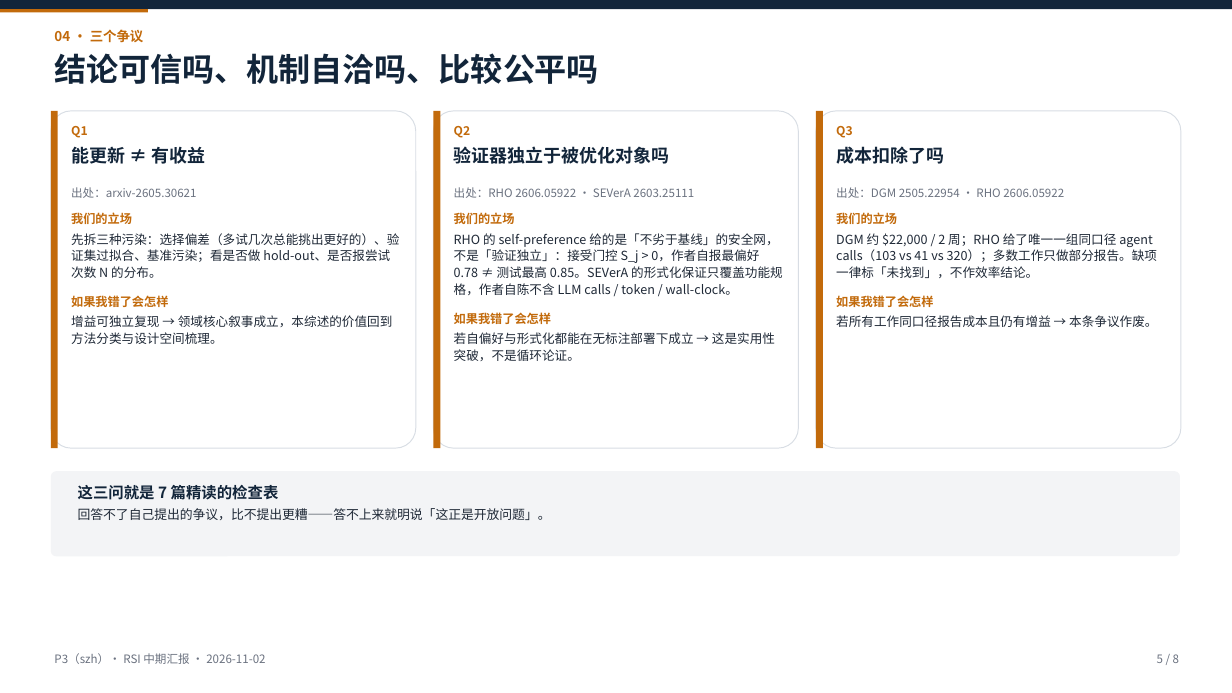
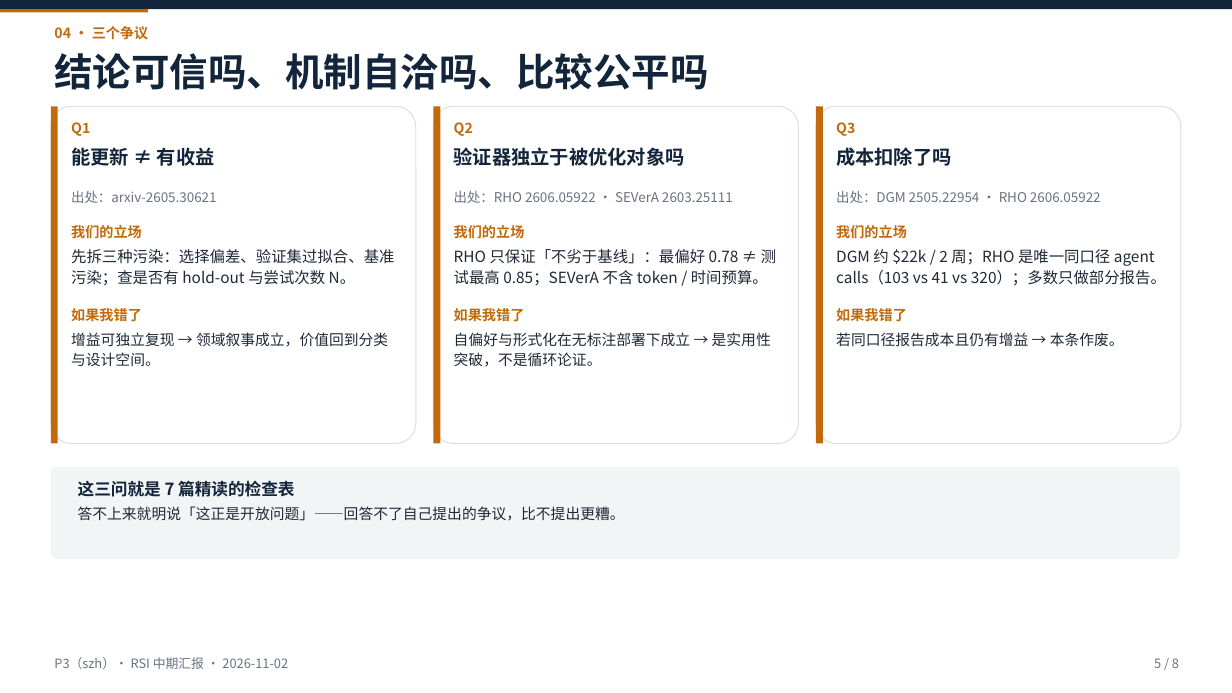
Before and after one commit to Gray-Su427/RSI_Harness_Reading, a slide deck: slide 5 of midterm/p3/deck-rsi-midterm.pptx. Drawn at 1232x693 pixels with LibreOffice and Linux fonts; fonts in the diff are those of the drawing. Boxes give left, top, right and bottom in pixels: in the first picture for what was removed or moved away, otherwise in the second. Text is boxed around its words. In the diff, an @@ line names an element or a change of style, - is before the commit and + after.

```diff
--- a/midterm/p3/deck-rsi-midterm.pptx
+++ b/midterm/p3/deck-rsi-midterm.pptx
@@ text "04 · 三个争议" at [54,26,149,40]: size 10.5 to 11 pt @@
@@ text "结论可信吗、机制自洽吗、比较公平吗" at [54,53,708,90]: size 25 to 30 pt @@
@@ 3 rounded rectangles, 3 rectangles: place and size @@
-3 rounded rectangles, 3 rectangles at [51,111,1181,448]
+3 rounded rectangles, 3 rectangles at [51,106,1181,444]
@@ size 9.5 to 11 pt in 3 elements at [71,122,90,136], [454,122,473,136], [836,122,855,136] @@
@@ size 14 to 15 pt in 3 elements at [71,147,215,166], [454,147,685,166], [836,147,951,166] @@
@@ text at [71,191,216,239]: size 9 to 10.5 pt in "出处：arxiv-2605.30621"; size 9.5 to 11 pt in "我们的立场"; line spacing 1.1 to 1.12; more space between paragraphs @@
@@ text at [454,191,733,239]: size 9 to 10.5 pt in "出处：RHO 2606.05922 · SEVerA 2603.25111"; size 9.5 to 11 pt in "我们的立场"; line spacing 1.1 to 1.12; more space between paragraphs @@
@@ text at [836,191,1101,239]: size 9 to 10.5 pt in "出处：DGM 2505.22954 · RHO 2606.05922"; size 9.5 to 11 pt in "我们的立场"; line spacing 1.1 to 1.12; more space between paragraphs @@
@@ text at [71,249,394,366]: text changed; size 9.8 to 12 pt @@
-先拆三种污染：选择偏差（多试几次总能挑出更好的）、验证集过拟合、基准污染；看是否做 hold-out、是否报尝试次数 N 的分布。
-如果我错了会怎样
-增益可独立复现 → 领域核心叙事成立，本综述的价值回到方法分类与设计空间梳理。
+先拆三种污染：选择偏差、验证集过拟合、基准污染；查是否有 hold-out 与尝试次数 N。
+如果我错了
+增益可独立复现 → 领域叙事成立，价值回到分类与设计空间。
@@ text at [454,249,776,367]: text changed; size 9.8 to 12 pt @@
-RHO 的 self-preference 给的是「不劣于基线」的安全网，不是「验证独立」：接受门控 S_j > 0，作者自报最偏好 0.78 ≠ 测试最高 0.85。SEVerA 的形式化保证只覆盖功能规格，作者自陈不含 LLM calls / token / wall-clock。
-如果我错了会怎样
-若自偏好与形式化都能在无标注部署下成立 → 这是实用性突破，不是循环论证。
+RHO 只保证「不劣于基线」：最偏好 0.78 ≠ 测试最高 0.85；SEVerA 不含 token / 时间预算。
+如果我错了
+自偏好与形式化在无标注部署下成立 → 是实用性突破，不是循环论证。
@@ text at [836,249,1166,347]: text changed; size 9.8 to 12 pt @@
-DGM 约 $22,000 / 2 周；RHO 给了唯一一组同口径 agent calls（103 vs 41 vs 320）；多数工作只做部分报告。缺项一律标「未找到」，不作效率结论。
-如果我错了会怎样
-若所有工作同口径报告成本且仍有增益 → 本条争议作废。
+DGM 约 $22k / 2 周；RHO 是唯一同口径 agent calls（103 vs 41 vs 320）；多数只做部分报告。
+如果我错了
+若同口径报告成本且仍有增益 → 本条作废。
@@ rounded rectangle: place and size @@
-rounded rectangle at [51,471,1180,556]
+rounded rectangle at [51,467,1180,559]
@@ text at [78,506,625,521]: text changed; size 10 to 11.5 pt @@
-回答不了自己提出的争议，比不提出更糟——答不上来就明说「这正是开放问题」。
+答不上来就明说「这正是开放问题」——回答不了自己提出的争议，比不提出更糟。
@@ text at [78,481,294,497]: size 12 to 13 pt in "这三问就是 7 篇精读的检查表" @@
@@ text "P3（szh）· RSI 中期汇报 · 2026-11-02" at [54,657,288,669]: size 9 to 10 pt @@
@@ text "5 / 8" at [1154,658,1179,668]: size 9 to 10 pt @@
```
Also in this commit, not shown: 7 other slides changed, 3 other files.
